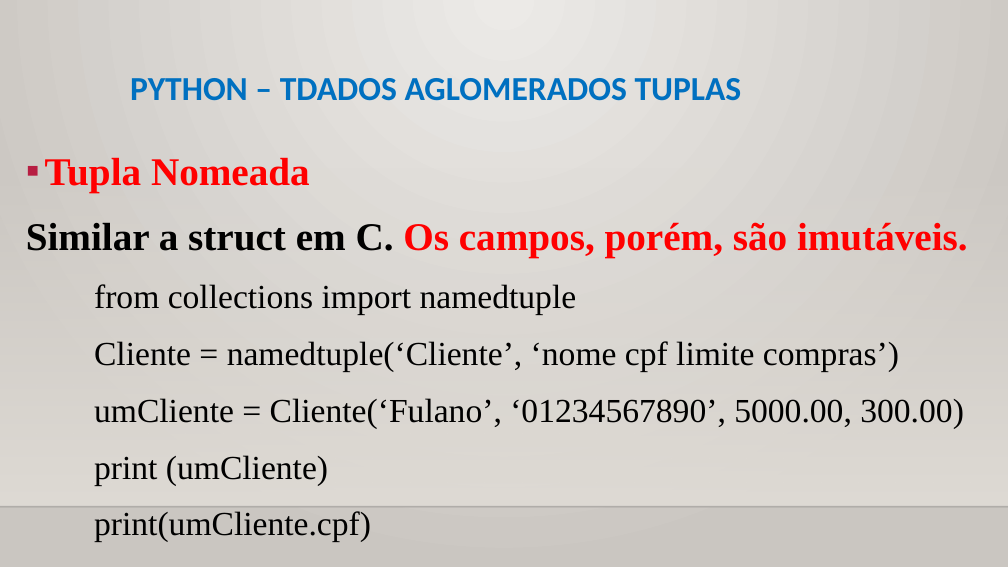
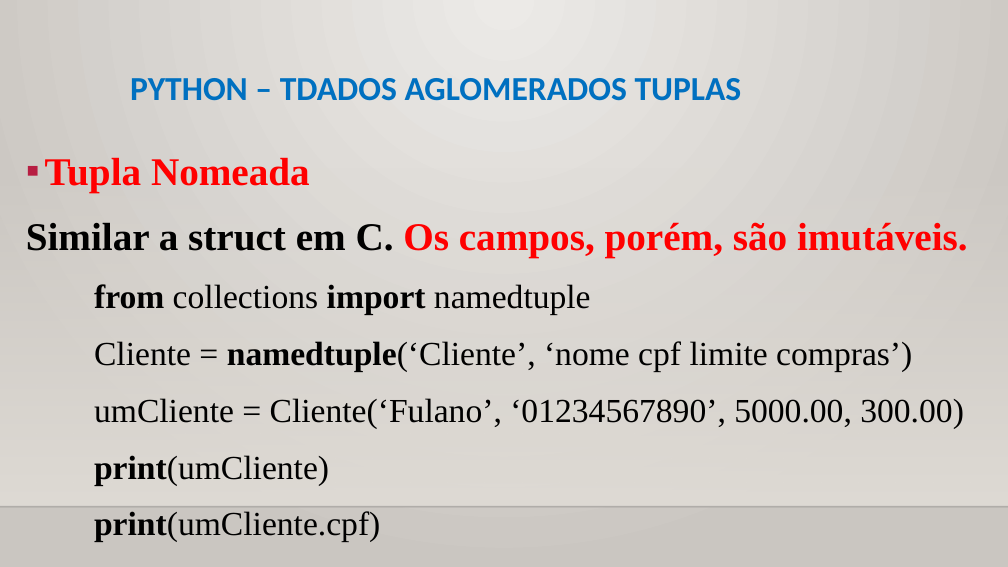
Before and after one commit to CloudEducationBrazil/WydenPythonParadigmas, a slide deck: slide 21 of 01 Classes/Aula 07 Programação Python - Tipos de Dados Aglomerados.pptx. Drawn at 1008x567 pixels with LibreOffice and Linux fonts; fonts in the diff are those of the drawing; background and template pictures are left out. Boxes give left, top, right and bottom in pixels: in the first picture for what was removed or moved away, otherwise in the second. Text is boxed around its words. In the diff, an @@ line names an element or a change of style, - is before the commit and + after.

```diff
--- a/01 Classes/Aula 07 Programação Python - Tipos de Dados Aglomerados.pptx
+++ b/01 Classes/Aula 07 Programação Python - Tipos de Dados Aglomerados.pptx
@@ text at box(94, 284, 912, 542): bold on in "from import", "namedtuple(‘Cliente’,", "print(umCliente.cpf)" @@
@@ text at box(94, 455, 329, 485): spaces changed @@
-  print (umCliente)
+  print(umCliente)
```
Also in this commit, not shown: 6 other slides changed, 1 slide added, 2 other files.
